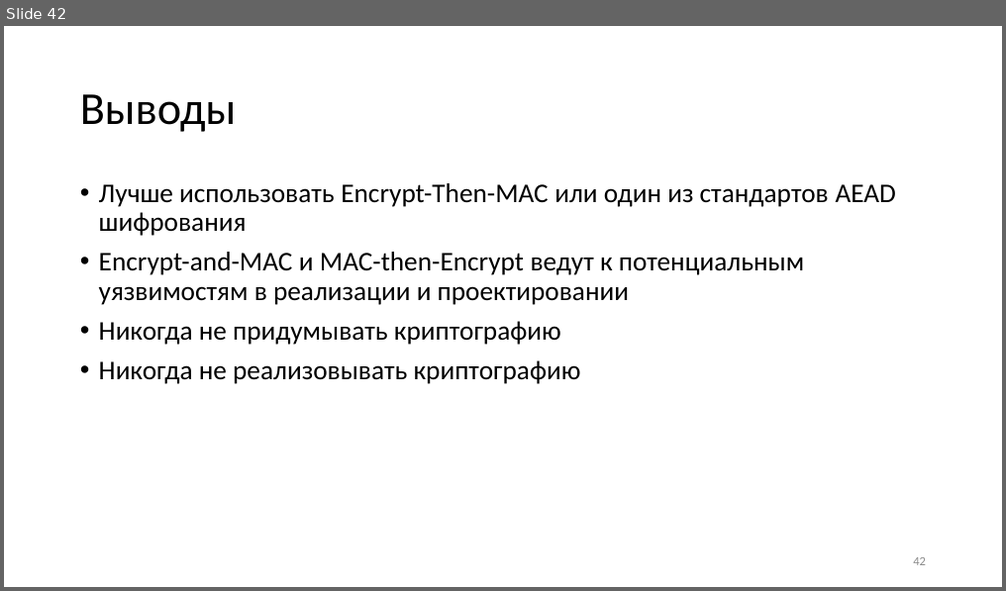
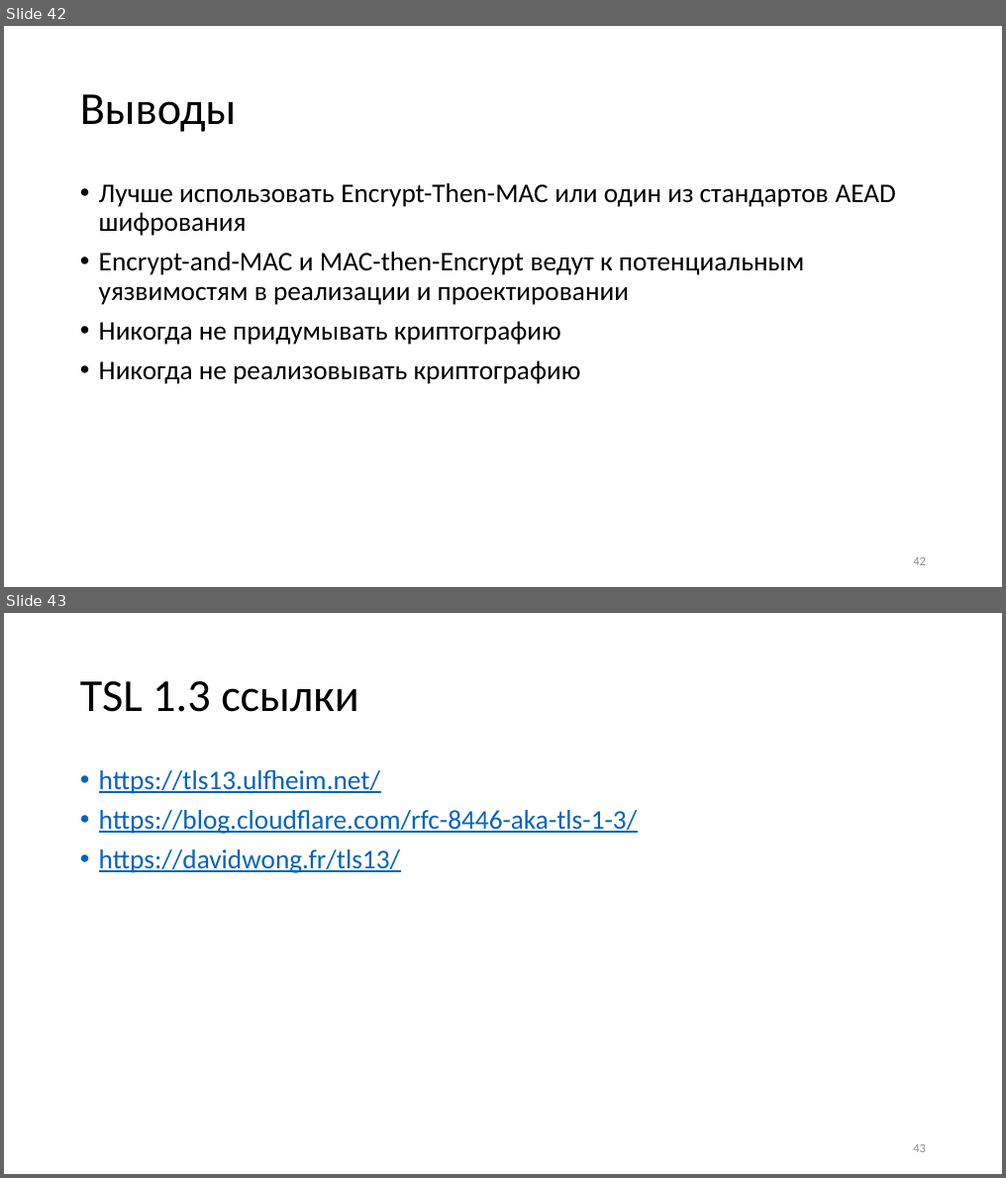
Before and after one commit to CryptoCourse/CryptoLectures, a slide deck: Lectures/Lecture13.pptx. Shown one above the other, each under a label of ours: slide 42 before the commit, slides 42 and 43 after it. The pictures are 1006x591 and 1006x1178 pixels, drawn with LibreOffice and Linux fonts; fonts in the diff are those of the drawing. Boxes give left, top, right and bottom in pixels: in the first picture for what was removed or moved away, otherwise in the second. Text is boxed around its words. In the diff, an @@ line names an element or a change of style, - is before the commit and + after.

```diff
--- a/Lectures/Lecture13.pptx
+++ b/Lectures/Lecture13.pptx
@@ slide 43 added at <box>4,613,1002,1174</box>, background #FFFFFF @@
@@ title added at <box>80,681,358,712</box>, 44 pt, text #000000 @@
+TSL 1.3 ссылки
@@ text added at <box>99,769,638,873</box>, 26 pt, text #0563C1, underline @@
+• https://tls13.ulfheim.net/
+• https://blog.cloudflare.com/rfc-8446-aka-tls-1-3/
+• https://davidwong.fr/tls13/
@@ page number added at <box>913,1145,926,1153</box>, 12 pt, text #8C8C8C @@
+43
```
Also in this commit, not shown: 4 slides changed.
